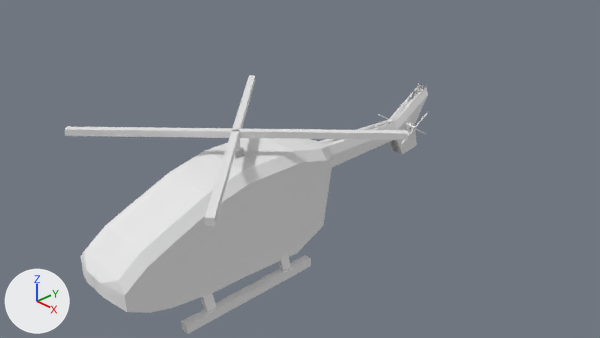
The Blender file assets/models/Lakota.blend, before and after one commit.
Camera for both pictures: the file's camera 'Camera'. Lighting does not change. The marker at lower left points along +X, +Y and +Z.
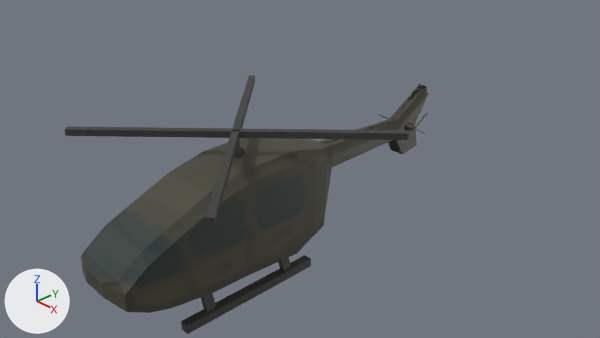
The change, as a list of edits to the scene's bpy script:
```text
Add img_untitled:
    img_untitled = load_image('Untitled', '../textures/vehicles/Lakota.png', 256, 256, 'sRGB')
Add mat_material_001:
    mat_material_001 = principled_material('Material.001')
    mat_material_001.texture = img_untitled
Add mat_material_003:
    mat_material_003 = principled_material('Material.003')
    mat_material_003.texture = img_untitled
Change me_cube_001:
    where me_cube_001.from_pydata(...)  # 16 vertices, 12 faces; spans x -43.5..43.5, y -1.0..1.0, z -1.0..1.0
    add me_cube_001.materials.append(mat_material_003)  # picture img_untitled
Change me_cube_004:
    where me_cube_004.from_pydata(...)  # 226 vertices, 188 faces; spans x -16.0..13.0, y -101.0..80.0, z -79.0..55.0
    remove me_cube_004.materials.append(mat_material)  # white #e7e7e7
    add me_cube_004.materials.append(mat_material_001)  # picture img_untitled
```

Boxes (x1, y1, x2, y2) around the edits, measured in the pictures (600 x 338 px):
'Cube.004', recoloured (white to grey)
    both: (81, 84, 428, 334)
'Cube.001', recoloured (white to grey)
    both: (64, 75, 409, 226)
